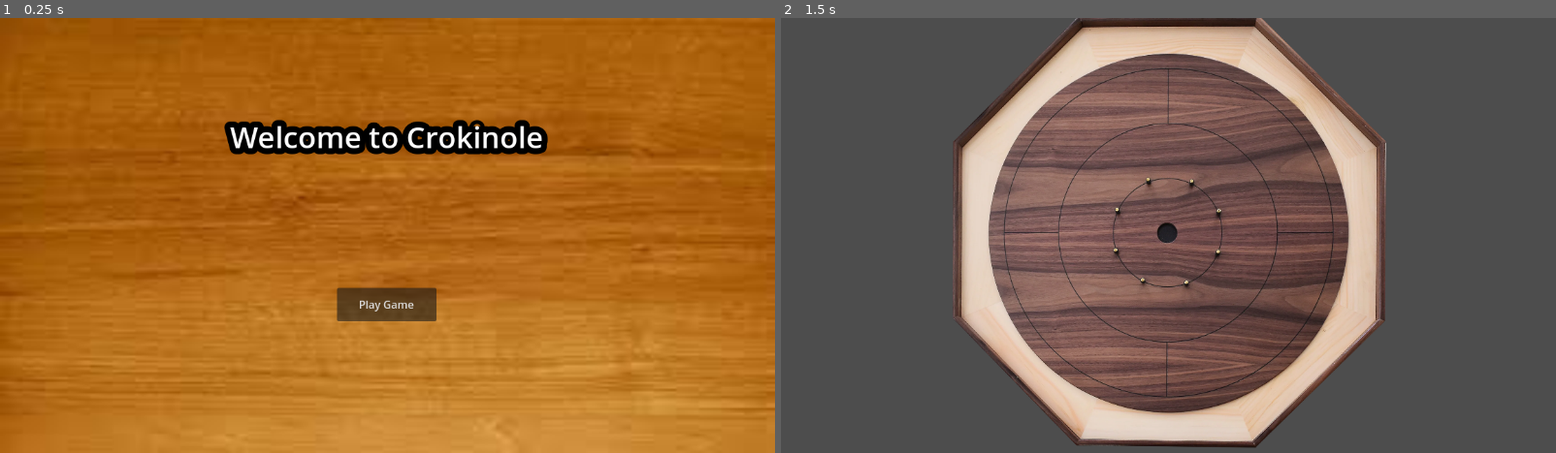
Above: before the commit, frames 1-2 (left to right).
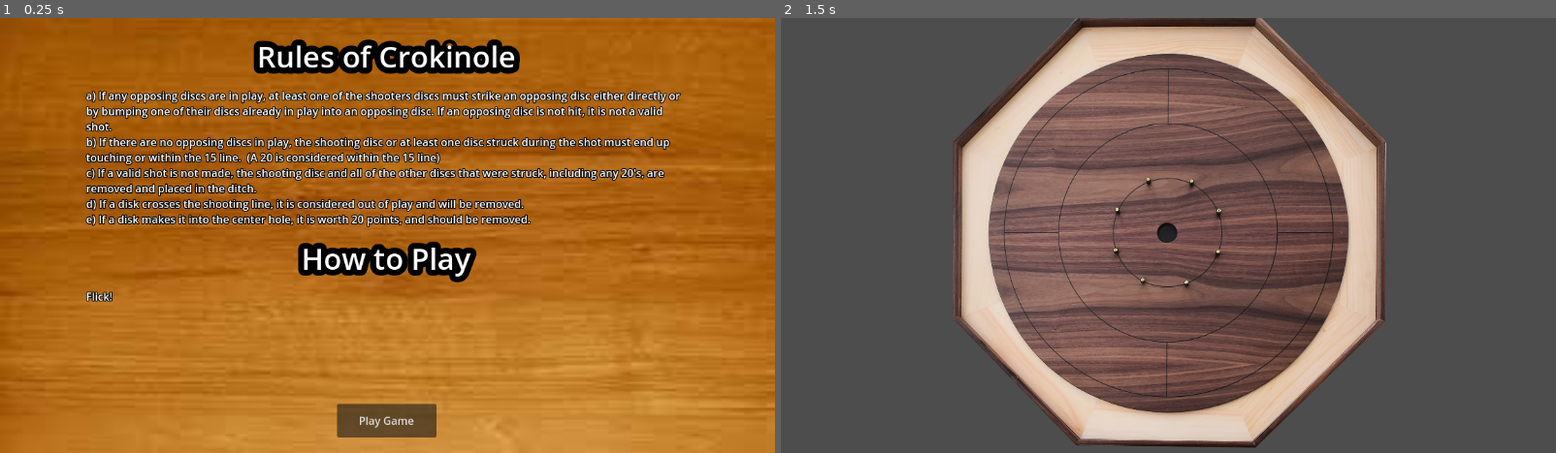
Above: after the commit, the same moments.

Repository: WadeCanavan/Crokinole
Game: Godot game, scene res://Scenes/Help.tscn
The game is run twice, just before and just after one commit, with the same random seed, the same clock (stepped at 60 frames per second) and the same inputs. This scene is started directly instead of the project's main scene.
Inputs:
- Up to frame 1 (0.25 s): no input
- Up to frame 2 (1.5 s): click "Play Game" at 0.5 s; tap Enter at 1.25 s

The runs differ from the first frame. In frame 1, 16% of the frame differs, in the area x 11-88%, y 4-97%; in frame 2, nothing differs.

Commit message:
Updated help
Help now actually has the rules and working button.

Diff:
--- a/Scenes/Help.tscn
+++ b/Scenes/Help.tscn
@@ -1,9 +1,9 @@
 [gd_scene load_steps=3 format=3 uid="uid://dw2xo6r66r8dc"]
 
 [ext_resource type="Script" path="res://Scenes/Title.gd" id="1_2y45y"]
-[ext_resource type="Texture2D" uid="uid://nj0lf2d42j7d" path="res://Assets/Images/WoodenBackground.jpg" id="2_yxdh0"]
+[ext_resource type="Texture2D" uid="uid://nj0lf2d42j7d" path="res://Assets/Sprites/WoodenBackground.jpg" id="2_yxdh0"]
 
-[node name="Title" type="Control"]
+[node name="Help" type="Control"]
 layout_mode = 3
 anchors_preset = 15
 anchor_right = 1.0
@@ -31,24 +31,61 @@
 anchor_right = 0.563
 anchor_bottom = 0.698
 offset_left = -0.120026
-offset_top = 0.23999
+offset_top = 173.24
 offset_right = 0.42395
-offset_bottom = -0.304016
+offset_bottom = 172.696
 grow_horizontal = 2
 grow_vertical = 2
 text = "Play Game"
 
-[node name="WelcomeLAbel" type="RichTextLabel" parent="."]
+[node name="Rules Label" type="RichTextLabel" parent="."]
+clip_contents = false
 layout_mode = 0
-offset_left = 273.0
-offset_top = 146.0
-offset_right = 881.0
-offset_bottom = 214.0
+offset_left = 382.0
+offset_top = 26.0
+offset_right = 990.0
+offset_bottom = 94.0
 theme_override_colors/default_color = Color(0.988235, 0.988235, 0.988235, 1)
 theme_override_colors/font_outline_color = Color(0, 0, 0, 1)
 theme_override_constants/outline_size = 35
 theme_override_font_sizes/normal_font_size = 44
-text = "      Welcome to Crokinole"
+text = "Rules of Crokinole"
 shortcut_keys_enabled = false
 
+[node name="Controls Label" type="RichTextLabel" parent="."]
+clip_contents = false
+layout_mode = 0
+offset_left = 448.0
+offset_top = 327.0
+offset_right = 1056.0
+offset_bottom = 395.0
+theme_override_colors/default_color = Color(0.988235, 0.988235, 0.988235, 1)
+theme_override_colors/font_outline_color = Color(0, 0, 0, 1)
+theme_override_constants/outline_size = 35
+theme_override_font_sizes/normal_font_size = 44
+text = "How to Play
+"
+shortcut_keys_enabled = false
+
+[node name="Rules" type="RichTextLabel" parent="."]
+clip_contents = false
+layout_mode = 0
+offset_left = 128.0
+offset_top = 104.0
+offset_right = 1024.0
+offset_bottom = 544.0
+theme_override_colors/font_outline_color = Color(0, 0, 0, 1)
+theme_override_constants/outline_size = 5
+text = "a) lf any opposing discs are in play, at least one of the shooters discs must strike an opposing disc either directly or by bumping one of their discs already in play into an opposing disc. If an opposing disc is not hit, it is not a valid shot.
+b) lf there are no opposing discs in play, the shooting disc or at least one disc struck during the shot must end up touching or within the 15 line.  (A 20 is considered within the 15 line)
+c) lf a valid shot is not made, the shooting disc and all of the other discs that were struck, including any 20's, are removed and placed in the ditch.
+d) If a disk crosses the shooting line, it is considered out of play and will be removed.
+e) If a disk makes it into the center hole, it is worth 20 points, and should be removed.
+
+
+
+
+Flick!
+"
+
 [connection signal="pressed" from="PlayGameButton" to="." method="_on_play_game_button_pressed"]
